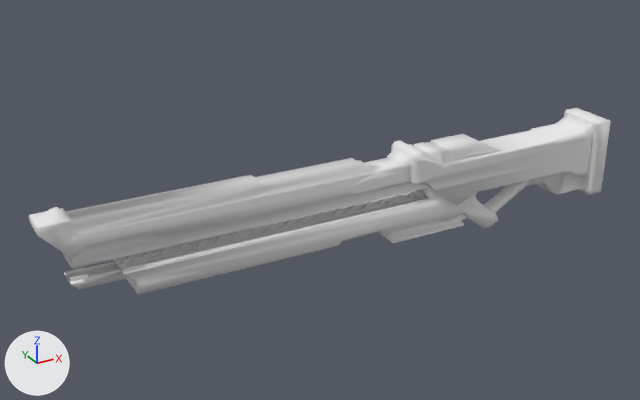
An edit to the OBJ model Assets/05Model/Weapon/gun.obj, drawn before and after from the same camera.
The view is the same before and after, from a 50 mm camera at (-0.94, -1.109, 0.636) aimed at (-0.314, 0.03, 0.067). The axes (+X, +Y, +Z) are drawn at lower left. The lights are the same throughout. Where no turn or scale is listed for an object, it has been applied to the vertices.
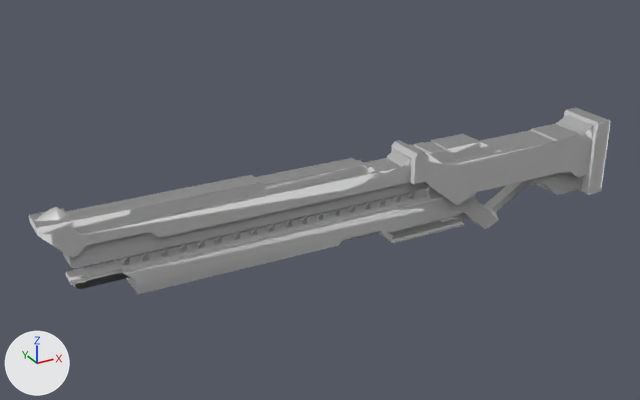
The change, as a diff of the scene's bpy script:
```diff
--- a/Assets/05Model/Weapon/gun.obj.py
+++ b/Assets/05Model/Weapon/gun.obj.py
@@ me_object002 @@
 # used by ob_object002; location = (0.0, 0.0, 0.0)
-me_object002.from_pydata(...)  # 1651 vertices, 3224 faces; spans x -0.761..0.236, y -0.041..0.041, z -0.03..0.156
+me_object002.from_pydata(...)  # 1918 vertices, 3774 faces; spans x -0.761..0.236, y -0.041..0.041, z -0.03..0.156
+# me_object002 part 1: 2 vertices moved from x -0.135, y -0.019..0.019, z 0.071 to x -0.138, y -0.019..0.019, z 0.071; 32 vertices removed from x -0.641..-0.134, y -0.019..0.019, z 0.051..0.072; 305 vertices added at x -0.725..-0.137, y -0.019..0.019, z 0.049..0.071
 me_object002.materials.append(mat_01___default)
```

Where the change shows, as pixel boxes (x1, y1, x2, y2) in the pictures (640 x 400 px):
part 1 of me_object002, built on
    before: (75, 182, 429, 266)
    after: (66, 182, 430, 280)
